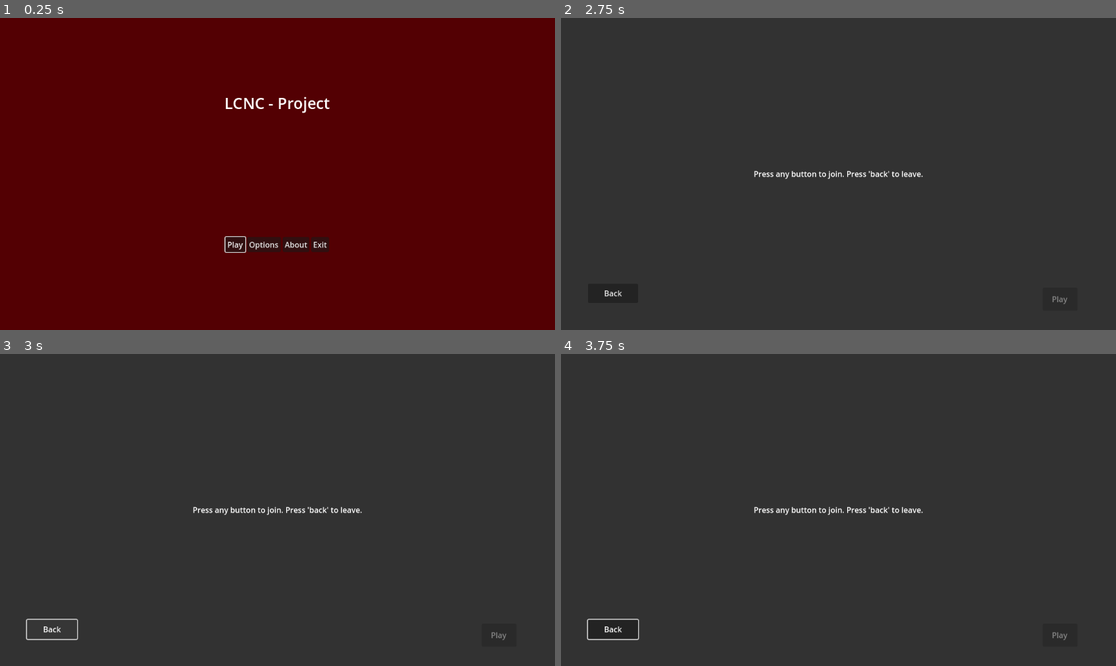
Above: before the commit, frames 1-4 (two rows, left to right).
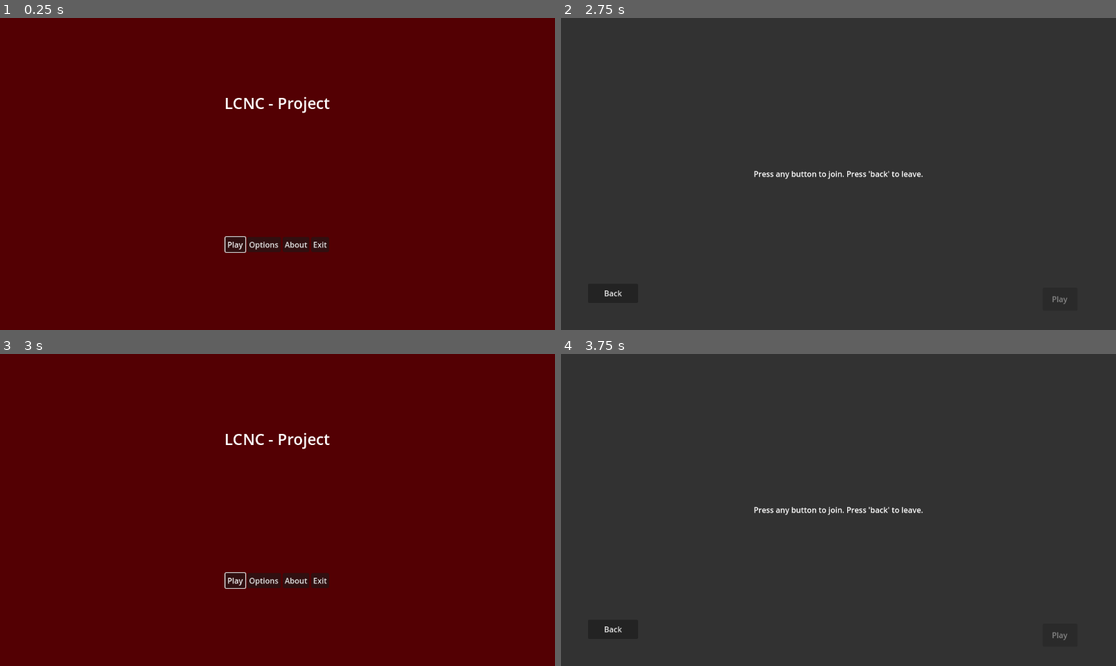
Above: after the commit, the same moments.

Repository: miklaskarjalainen/KioskKnockout
Game: Godot game, scene res://src/scenes/titlescreen.tscn
Two runs of this game, one before a commit and one after it. Both use one fixed random seed, a clock stepped at 60 frames per second and the inputs below.
Inputs (mouse positions are in pixels of both pictures, inside the frame that each line leads up to):
- Up to frame 1 (0.25 s): no input
- Up to frame 2 (2.75 s): click "Options" at 0.5 s; click "X" at 1.25 s; click "Play" at 2 s
- Up to frame 3 (3 s): click "Back" at 2.75 s
- Up to frame 4 (3.75 s): click (794, 581) at 3.5 s, where only the run after the commit has a clickable "Play"

Frames 1-2 are identical in both runs. In frame 3, 100% of the frame differs, in the area x 0-100%, y 0-100%; in frame 4, 0.1%.

Commit message:
rename scenes and scripts to PascalCase

Diff:
--- a/project.godot
+++ b/project.godot
@@ -11,7 +11,7 @@
 [application]
 
 config/name="LCNC-Project"
-run/main_scene="res://src/scenes/titlescreen.tscn"
+run/main_scene="res://src/scenes/TitleScreen.tscn"
 config/features=PackedStringArray("4.3", "Forward Plus")
 config/icon="res://icon.svg"
 
--- a/src/actors/Player.tscn
+++ b/src/actors/Player.tscn
@@ -1,11 +1,12 @@
 [gd_scene load_steps=9 format=3 uid="uid://dp6sarh3doobm"]
 
-[ext_resource type="Script" path="res://src/actors/player.gd" id="1_8625e"]
+[ext_resource type="Script" path="res://src/actors/Player.gd" id="1_8625e"]
 [ext_resource type="Script" path="res://src/actors/AnimationHandler.gd" id="2_bt2ar"]
 [ext_resource type="Script" path="res://src/actors/PlayerController.gd" id="2_rcsg1"]
 [ext_resource type="PackedScene" uid="uid://c2uuuowdqrphi" path="res://assets/characters/generic.gltf" id="3_bcynx"]
 [ext_resource type="Script" path="res://src/actors/ActionController.gd" id="3_t468b"]
 [ext_resource type="Script" path="res://src/actors/HealthComponent.gd" id="4_qrskp"]
+
 
 [sub_resource type="CapsuleShape3D" id="CapsuleShape3D_rw8oh"]
 
--- a/src/scenes/OptionsMenu.gd
+++ b/src/scenes/OptionsMenu.gd
@@ -3,7 +3,7 @@
 
 
 func _on_close_button_pressed() -> void:
-	Global.change_main_scene_to("res://src/scenes/titlescreen.tscn")
+	Global.change_main_scene_to("res://src/scenes/TitleScreen.tscn")
 
 @onready var master_volume_label: Label = $MarginContainer/VBoxContainer/MarginContainer2/TabContainer/Audio/Master/Percentage
 func _on_master_volume_slider_value_changed(value: float) -> void:
--- a/src/scenes/SelectionScreen.gd
+++ b/src/scenes/SelectionScreen.gd
@@ -66,4 +66,8 @@
 
 func _on_play_pressed() -> void:
 	Global.players_controller_prefix = _players
-	get_tree().change_scene_to_file("res://src/scenes/Arena1.tscn")
+	Global.change_main_scene_to("res://src/scenes/Arena1.tscn")
+
+
+func _on_back_pressed() -> void:
+	Global.change_main_scene_to("res://src/scenes/TitleScreen.tscn")
--- a/src/scenes/SelectionScreen.tscn
+++ b/src/scenes/SelectionScreen.tscn
@@ -68,4 +68,5 @@
 text = "Play"
 metadata/_edit_use_anchors_ = true
 
+[connection signal="pressed" from="back" to="." method="_on_back_pressed"]
 [connection signal="button_up" from="play" to="." method="_on_play_pressed"]
--- a/src/singletons/Console/Commands.gd
+++ b/src/singletons/Console/Commands.gd
@@ -164,7 +164,7 @@
 		"exit",
 		Cmd.new(
 			func(args: Array[String]):
-				Global.change_main_scene_to("res://src/scenes/titlescreen.tscn")
+				Global.change_main_scene_to("res://src/scenes/TitleScreen.tscn")
 				pass,
 			0,
 			"Exits back to the titlescreen."
